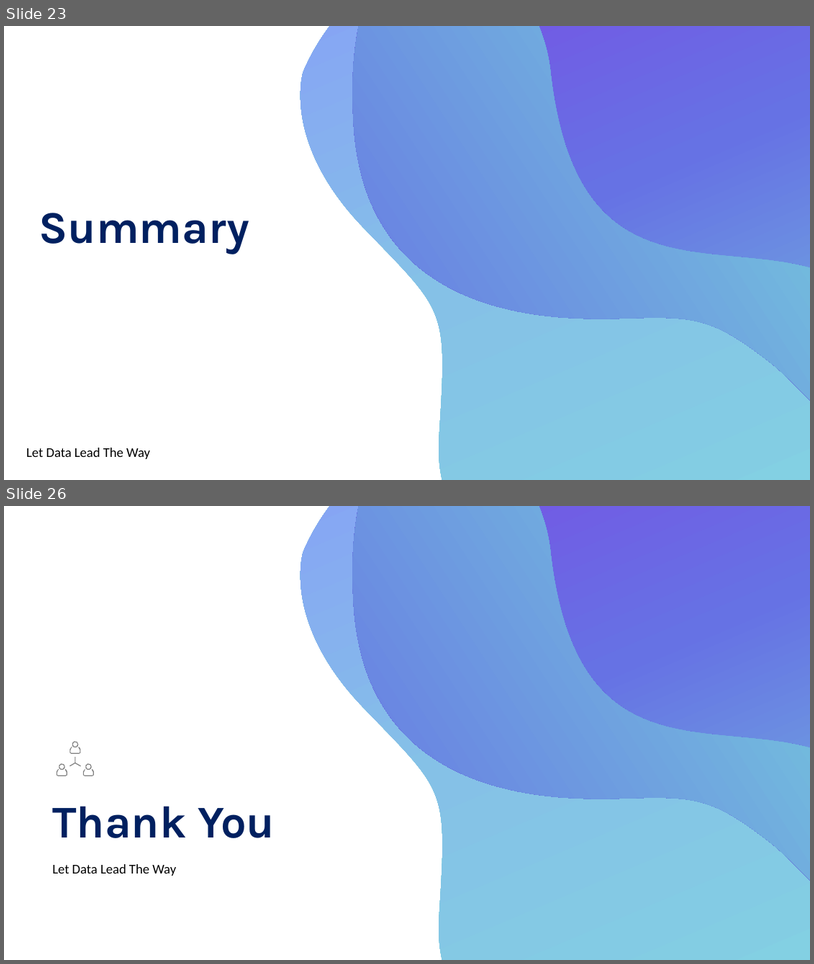
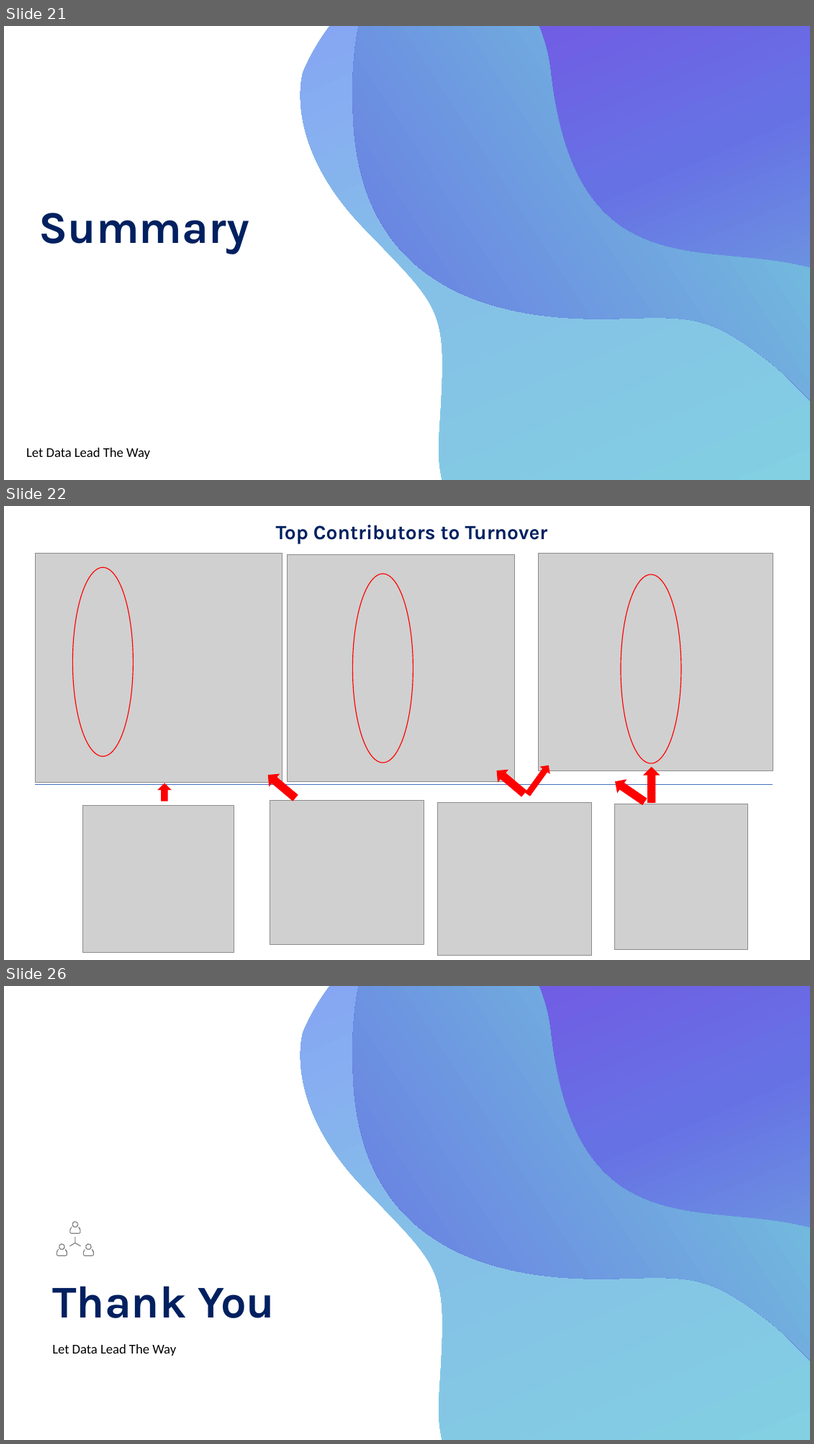
Before and after one commit to jeffleathMSDS/DDS_CaseStudy2, a slide deck: Target/DDSAnalytics_Fall2018.pptx. Shown one above the other, each under a label of ours: slides 23 and 26 before the commit, slides 21, 22 and 26 after it; the slides between them are not shown. The pictures are 814x964 and 814x1444 pixels, drawn with LibreOffice and Linux fonts; fonts in the diff are those of the drawing; grey boxes stand for pictures. Boxes give left, top, right and bottom in pixels: in the first picture for what was removed or moved away, otherwise in the second. Text is boxed around its words. In the diff, an @@ line names an element or a change of style, - is before the commit and + after.

```diff
--- a/Target/DDSAnalytics_Fall2018.pptx
+++ b/Target/DDSAnalytics_Fall2018.pptx
@@ slide 22 added at (4,506,810,960), background #FFFFFF @@
@@ text added at (276,525,548,544), 24 pt, text #002060, bold @@
+Top Contributors to Turnover
@@ picture added at (35,554,282,782) @@
@@ ellipse added at (73,567,134,756), outline #FF0000 1 pt @@
@@ picture added at (288,555,515,781) @@
@@ picture added at (538,554,773,770) @@
@@ ellipse added at (353,574,414,762), outline #FF0000 1 pt @@
@@ ellipse added at (621,574,682,763), outline #FF0000 1 pt @@
@@ up arrow added at (524,763,553,798), fill #FF0000, outline #FF0000 1 pt @@
@@ line added from (35, 784) to (774, 784), #4472C4 0.5 pt @@
@@ up arrow added at (159,783,171,800), fill #FF0000, outline #FF0000 1 pt @@
@@ up arrow added at (264,770,300,803), fill #FF0000, outline #FF0000 1 pt @@
@@ up arrow added at (493,765,529,799), fill #FF0000, outline #FF0000 1 pt @@
@@ up arrow added at (612,776,648,808), fill #FF0000, outline #FF0000 1 pt @@
@@ up arrow added at (645,767,659,803), fill #FF0000, outline #FF0000 1 pt @@
@@ picture added at (83,806,234,952) @@
@@ picture added at (270,800,424,944) @@
@@ picture added at (437,803,592,955) @@
@@ picture added at (615,803,748,949) @@
@@ what was slide 23 is now slide 21 @@
```
Also in this commit, not shown: 2 slides changed, 8 other slides added, 9 slides removed, 1 other file.
